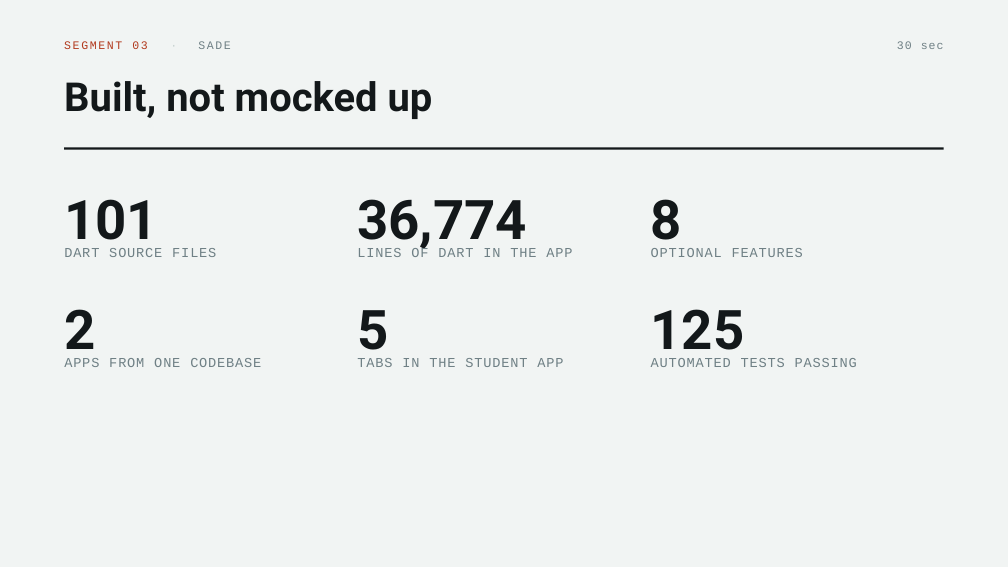
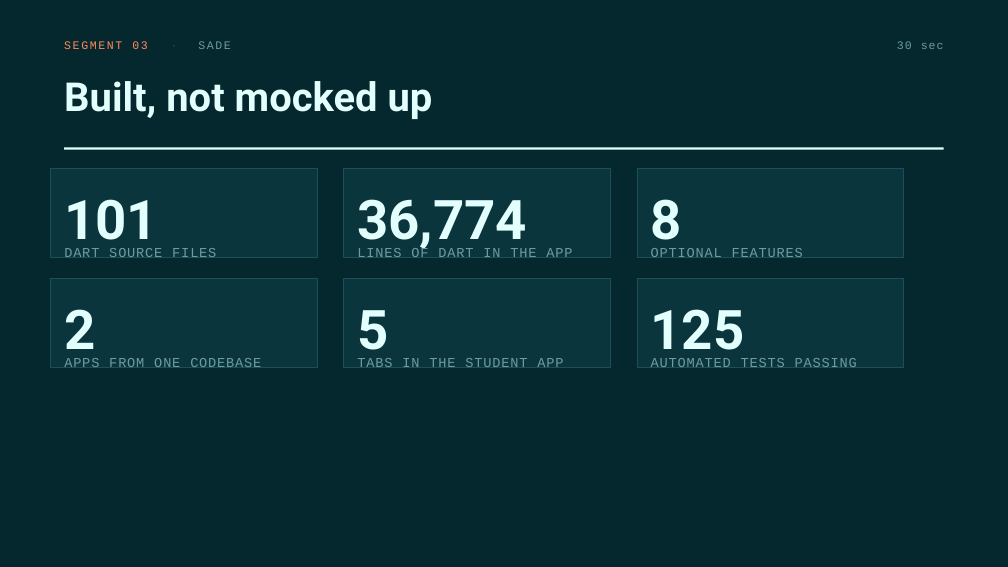
Before and after one commit to victorSam-Ehumadu/Hops_Project, a slide deck: slide 9 of docs/Group 18 Presentation.pptx. Drawn at 1008x567 pixels with LibreOffice and Linux fonts; fonts in the diff are those of the drawing. Boxes give left, top, right and bottom in pixels: in the first picture for what was removed or moved away, otherwise in the second. Text is boxed around its words. In the diff, an @@ line names an element or a change of style, - is before the commit and + after.

```diff
--- a/docs/Group 18 Presentation.pptx
+++ b/docs/Group 18 Presentation.pptx
@@ background #F1F4F3 to #04282D @@
@@ text "SEGMENT 03 · SADE" at [64,41,230,49]: text colour #B23A1E to #FF8A5C in "SEGMENT 03"; text colour #C9D3D1 to #1C5059 in "·"; text colour #6F8085 to #6E9BA0 in "SADE" @@
@@ rectangle at [64,147,944,150]: fill #13181A to #E2FFFE @@
@@ rectangle added at [51,169,318,258], fill #0A353C, outline #1C5059 0.75 pt @@
@@ rectangle added at [344,169,611,258], fill #0A353C, outline #1C5059 0.75 pt @@
@@ rectangle added at [637,169,904,258], fill #0A353C, outline #1C5059 0.75 pt @@
@@ rectangle added at [51,278,318,368], fill #0A353C, outline #1C5059 0.75 pt @@
@@ rectangle added at [344,278,611,368], fill #0A353C, outline #1C5059 0.75 pt @@
@@ rectangle added at [637,278,904,368], fill #0A353C, outline #1C5059 0.75 pt @@
@@ text colour #13181A to #E2FFFE in 7 elements at [64,81,433,119], [64,199,158,253], [357,199,527,253], [651,199,682,253], [64,309,95,362], [357,310,388,362], [651,309,745,362] @@
@@ text colour #6F8085 to #6E9BA0 in 7 elements at [897,41,944,49], [64,248,216,257], [357,247,572,257], [651,248,803,257], [64,358,261,367], [357,358,563,367], [651,358,857,367] @@
```
Also in this commit, not shown: 31 other slides changed, 6 slides added, 1 slide removed, 1 other file.
